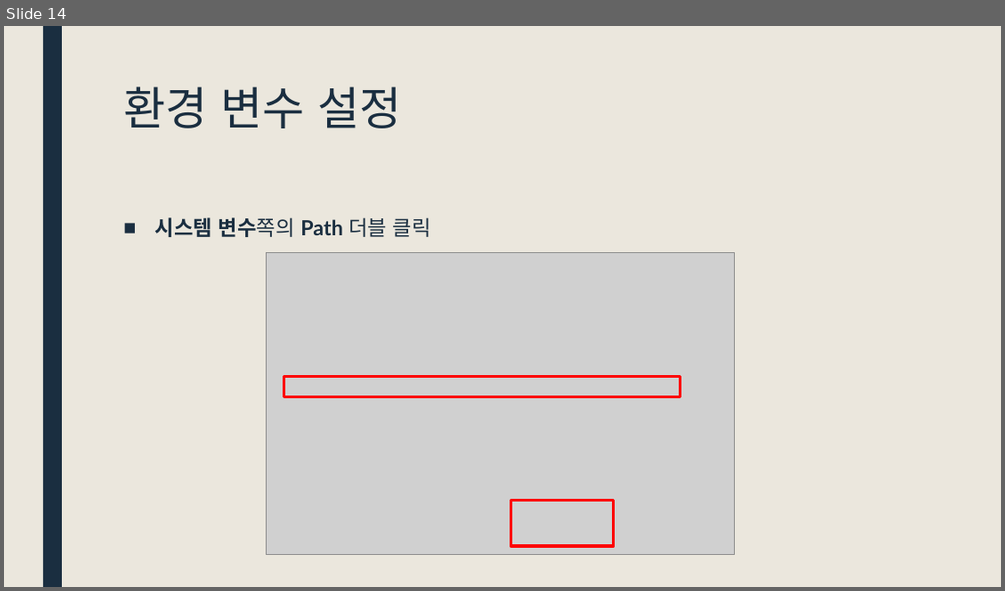
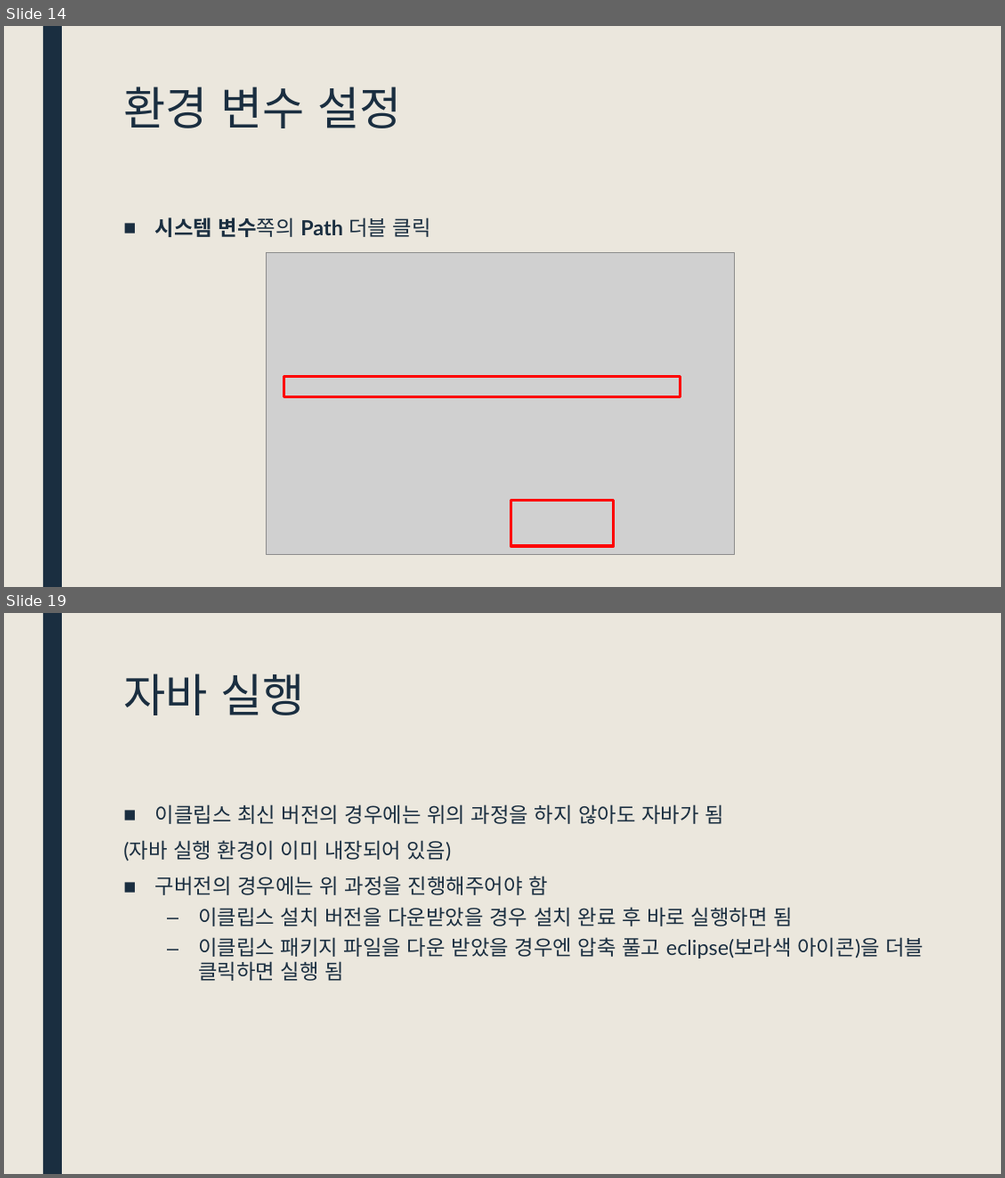
Before and after one commit to DongJoonLeeDJ/AI_305_7_20220627, a slide deck: djJava/자바 환경 설정.pptx. Shown one above the other, each under a label of ours: slide 14 before the commit, slides 14 and 19 after it; the slides between them are not shown. The pictures are 1005x591 and 1005x1178 pixels, drawn with LibreOffice and Linux fonts; fonts in the diff are those of the drawing; grey boxes stand for pictures. Boxes give left, top, right and bottom in pixels: in the first picture for what was removed or moved away, otherwise in the second. Text is boxed around its words. In the diff, an @@ line names an element or a change of style, - is before the commit and + after.

```diff
--- a/djJava/자바 환경 설정.pptx
+++ b/djJava/자바 환경 설정.pptx
@@ slide 19 added at bbox=[4, 613, 1001, 1174], background #EBE7DD; not listed: 1 template element that a slide beside it also shows @@
@@ title added at bbox=[123, 674, 304, 715], 44 pt, text #1A2E40 @@
+자바 실행
@@ text added at bbox=[123, 804, 923, 981], 20 pt, text #1A2E40 @@
+■ 이클립스 최신 버전의 경우에는 위의 과정을 하지 않아도 자바가 됨
+(자바 실행 환경이 이미 내장되어 있음)
+■ 구버전의 경우에는 위 과정을 진행해주어야 함
+  – 이클립스 설치 버전을 다운받았을 경우 설치 완료 후 바로 실행하면 됨
+  – 이클립스 패키지 파일을 다운 받았을 경우엔 압축 풀고 eclipse(보라색 아이콘)을 더블 클릭하면 실행 됨
```
Also in this commit, not shown: 8 slides changed, 2 other slides added.
